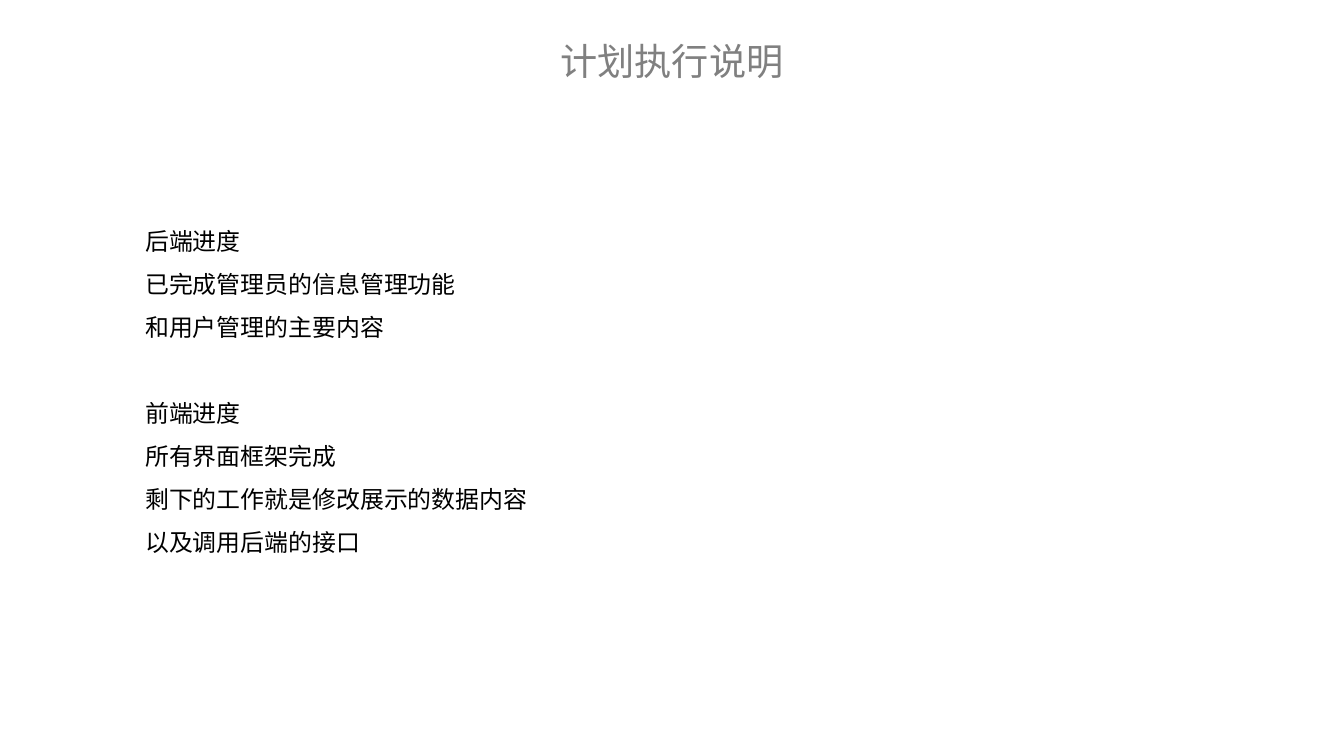
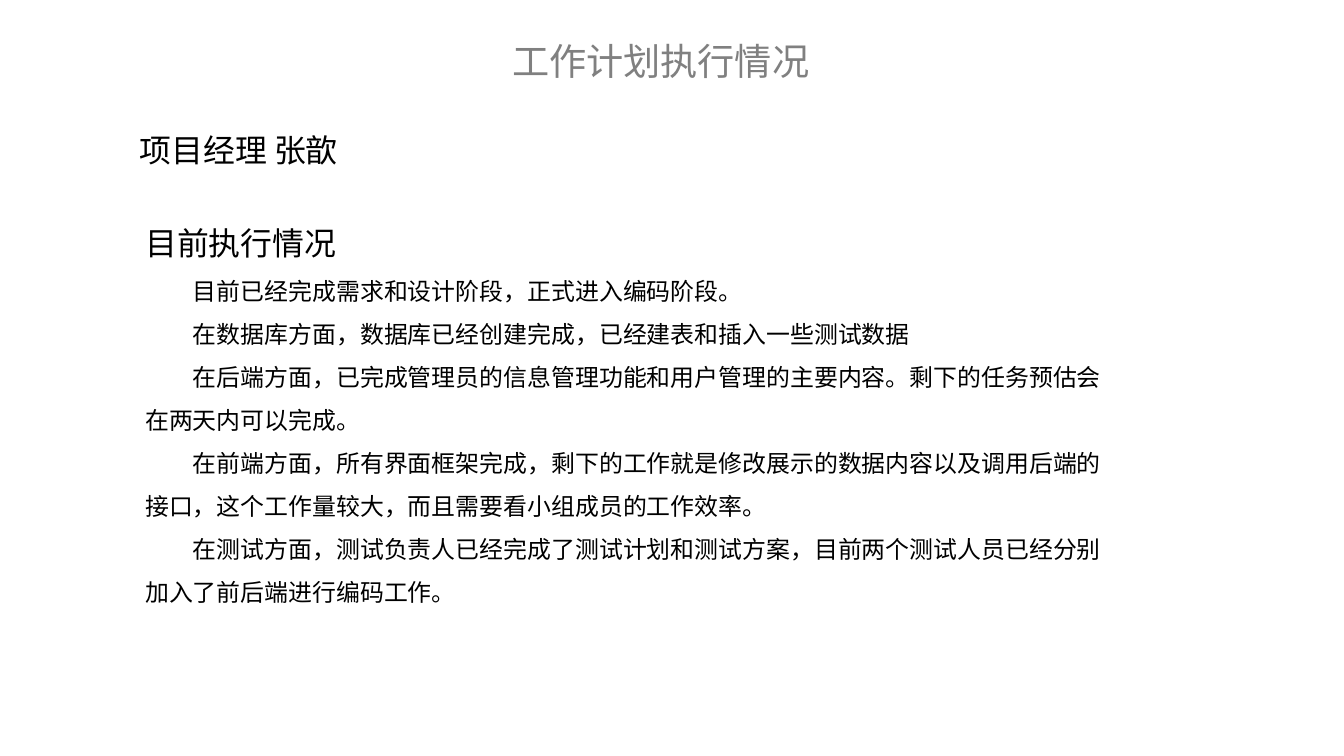
Before and after one commit to BIT-zhangxin/LabWebSystem, a slide deck: slide 5 of document/展示/FishTouchers小组第三次汇报.pptx (slide 7 before the commit). Drawn at 1344x756 pixels with LibreOffice and Linux fonts; fonts in the diff are those of the drawing. Boxes give left, top, right and bottom in pixels: in the first picture for what was removed or moved away, otherwise in the second. Text is boxed around its words. In the diff, an @@ line names an element or a change of style, - is before the commit and + after.

```diff
--- a/document/展示/FishTouchers小组第三次汇报.pptx
+++ b/document/展示/FishTouchers小组第三次汇报.pptx
@@ text at <box>512,44,809,78</box>: text changed @@
-计划执行说明
+工作计划执行情况
@@ text added at <box>140,135,338,165</box>, 24 pt, text #000000 @@
+项目经理 张歆
@@ text at <box>145,228,1101,603</box>: text changed @@
-后端进度
-已完成管理员的信息管理功能
-和用户管理的主要内容
-前端进度
-所有界面框架完成
-剩下的工作就是修改展示的数据内容
-以及调用后端的接口
+目前执行情况
+目前已经完成需求和设计阶段，正式进入编码阶段。
+在数据库方面，数据库已经创建完成，已经建表和插入一些测试数据
+在后端方面，已完成管理员的信息管理功能和用户管理的主要内容。剩下的任务预估会在两天内可以完成。
+在前端方面，所有界面框架完成，剩下的工作就是修改展示的数据内容以及调用后端的接口，这个工作量较大，而且需要看小组成员的工作效率。
+在测试方面，测试负责人已经完成了测试计划和测试方案，目前两个测试人员已经分别加入了前后端进行编码工作。
```
Also in this commit, not shown: 3 other slides changed, 9 slides added, 3 slides removed.
